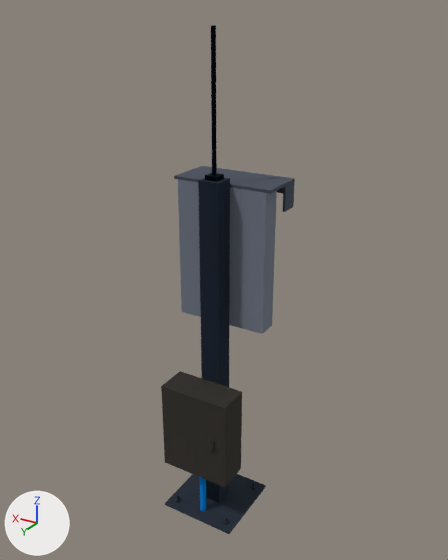
One commit to the glTF model media/model.glb: the scene before it, then after it.
One viewpoint serves both versions: a 50 mm camera at (-1.405, 2.26, 2.425) aimed at (-0.009, -0.067, 1.261). The axes (+X, +Y, +Z) are drawn at lower left. The lights are the same throughout. The picture after the commit comes second. Where no turn or scale is listed for an object, it has been applied to the vertices.

Objects in the first picture: 'Base plate and anchors', 'Display head enclosure', 'LoRaWAN antenna (TwinKit)', 'Post, 100 mm square steel', 'Services cabinet, lockable', 'Sun and rain hood with light' and 1 more.
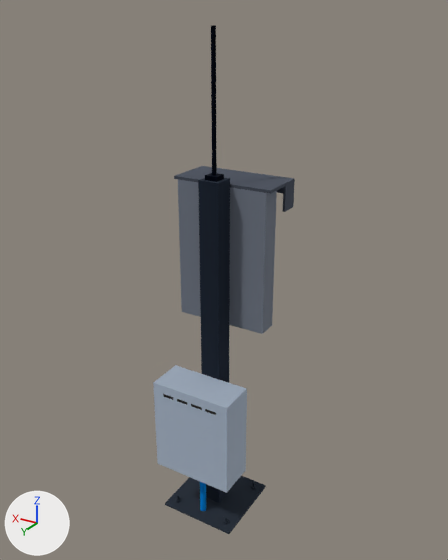
Location of each change, [x1, y1, x2, y2] in pixels of the pictures (448 x 560 px):
'Cabinet sun shield (outdoor sites)', added
    after: [153, 365, 247, 493]
'Services cabinet, lockable', unchanged, covered by the edit
    before: [161, 371, 242, 487]
    after: [163, 394, 216, 415]

The change, as a list of edits to the scene's bpy script:
```text
Add mat_mat_15:
    mat_mat_15 = principled_material('mat_15')
    mat_mat_15.base_color = (0.597, 0.665, 0.753)  # pale blue #cbd5e1
    mat_mat_15.metallic = 1.0
    mat_mat_15.roughness = 1.0
Add me_cabinet_sun_shield__outdoor_sites:
    me_cabinet_sun_shield__outdoor_sites.from_pydata(...)  # 64 vertices, 140 faces; spans x -0.206..0.206, y 0.05..0.237, z 0.3..0.787
    me_cabinet_sun_shield__outdoor_sites.materials.append(mat_mat_15)  # pale blue #cbd5e1
Add ob_cabinet_sun_shield__outdoor_sites:
    ob_cabinet_sun_shield__outdoor_sites = bpy.data.objects.new('Cabinet sun shield (outdoor sites)', me_cabinet_sun_shield__outdoor_sites)
    ob_cabinet_sun_shield__outdoor_sites.location = (0.0, 0.0, 0.0)
```
